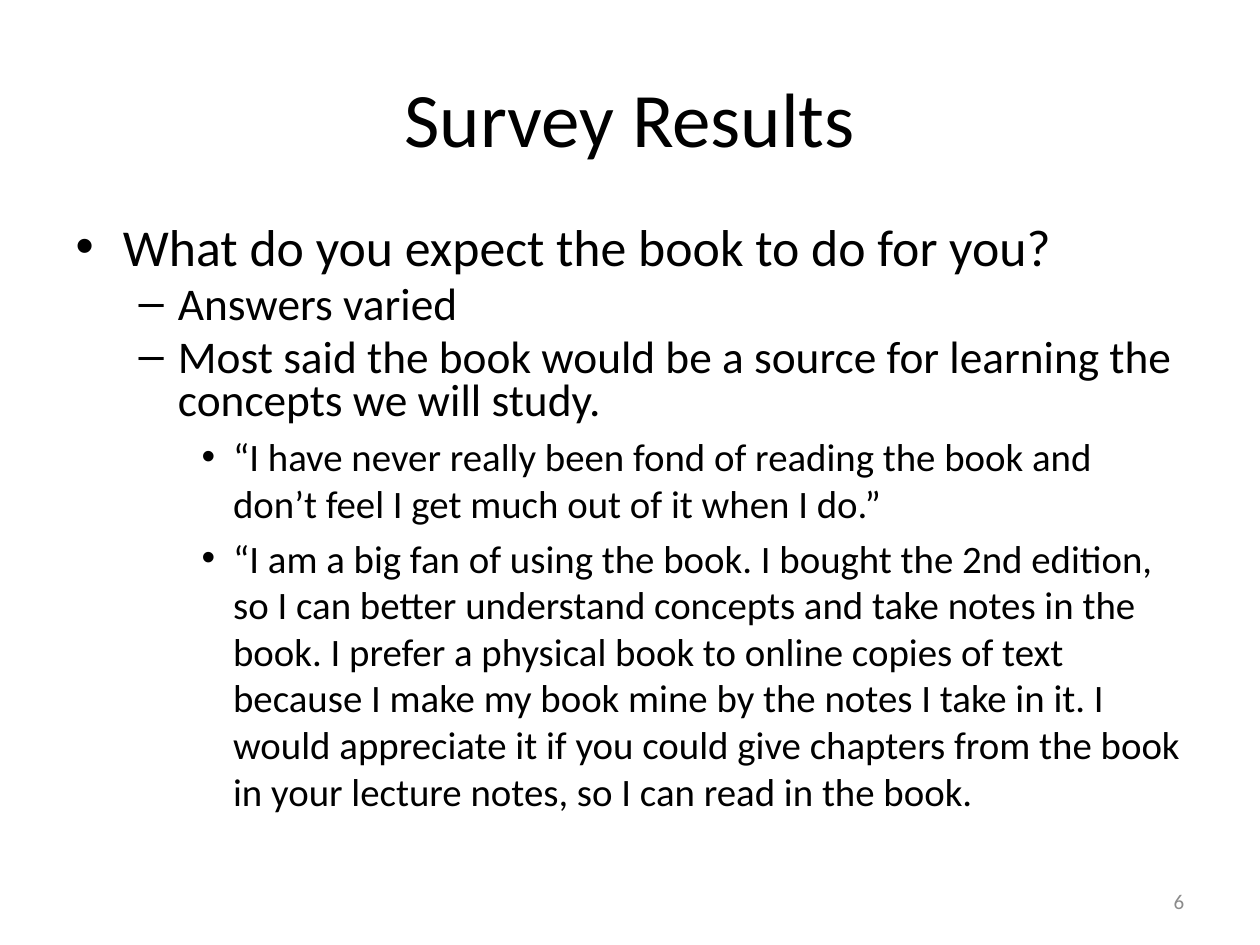
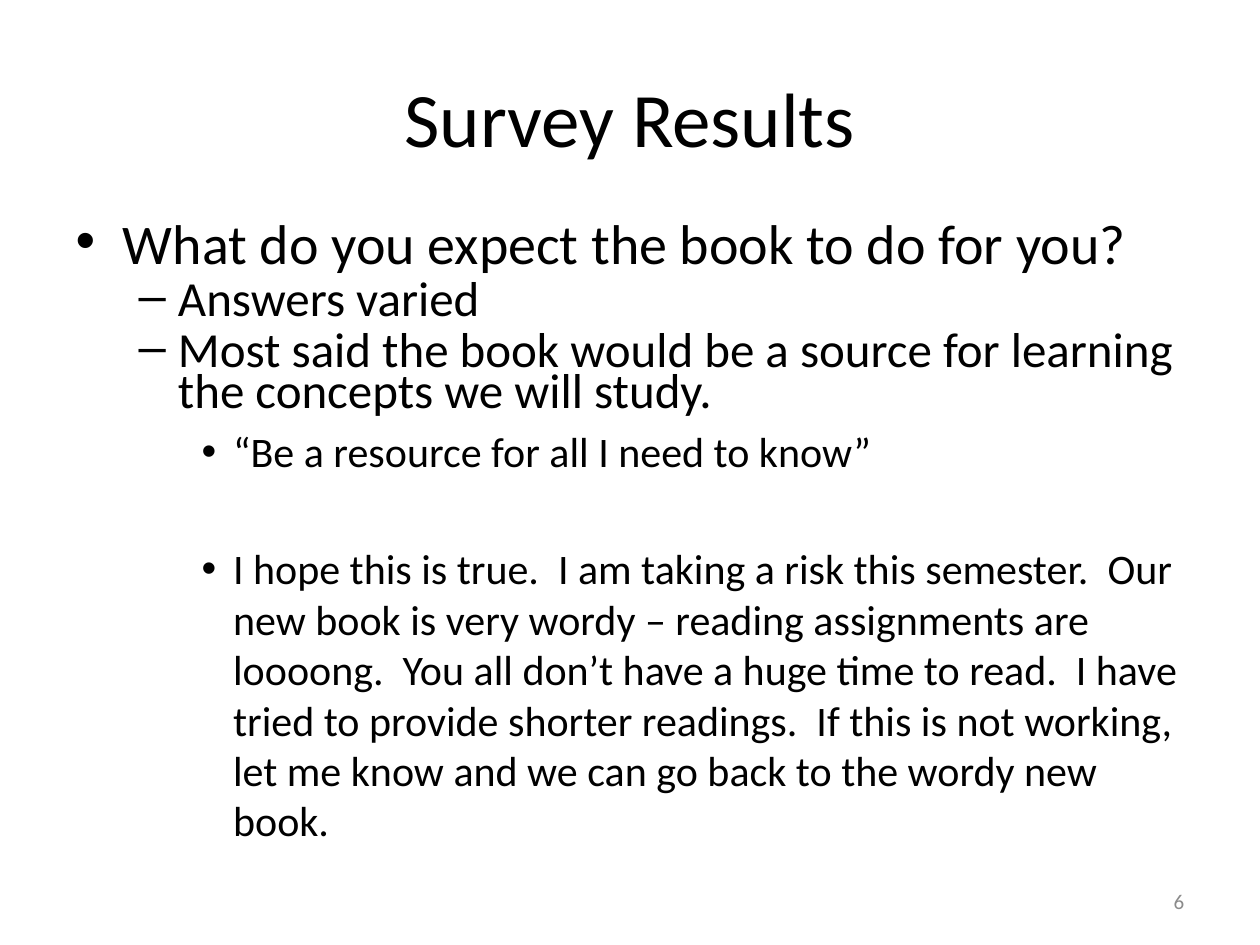
Before and after one commit to rtlines/PH223-Engineering-Physics, a slide deck: slide 6 of Slides/PH223_Lecture_01.pptx. Drawn at 1260x945 pixels with LibreOffice and Linux fonts; fonts in the diff are those of the drawing. Boxes give left, top, right and bottom in pixels: in the first picture for what was removed or moved away, otherwise in the second. Text is boxed around its words. In the diff, an @@ line names an element or a change of style, - is before the commit and + after.

```diff
--- a/Slides/PH223_Lecture_01.pptx
+++ b/Slides/PH223_Lecture_01.pptx
@@ text at box(123, 225, 1173, 416): size 29.6 to 32 pt in "What do you expect the book to ..."; size 25.9 to 28 pt in "Answers varied", "Most said the book would be a ..."; line spacing 0.8 to 0.7 @@
@@ text at box(233, 437, 1177, 837): text changed; size 22.2 to 24 pt @@
-    • “I have never really been fond of reading the book and don’t feel I get much out of it when I do.”
-    • “I am a big fan of using the book. I bought the 2nd edition, so I can better understand concepts and take notes in the book. I prefer a physical book to online copies of text because I make my book mine by the notes I take in it. I would appreciate it if you could give chapters from the book in your lecture notes, so I can read in the book.
+    • “Be a resource for all I need to know”
+    • I hope this is true. I am taking a risk this semester. Our new book is very wordy – reading assignments are loooong. You all don’t have a huge time to read. I have tried to provide shorter readings. If this is not working, let me know and we can go back to the wordy new book.
```
Also in this commit, not shown: 9 other slides changed, 5 other files.
